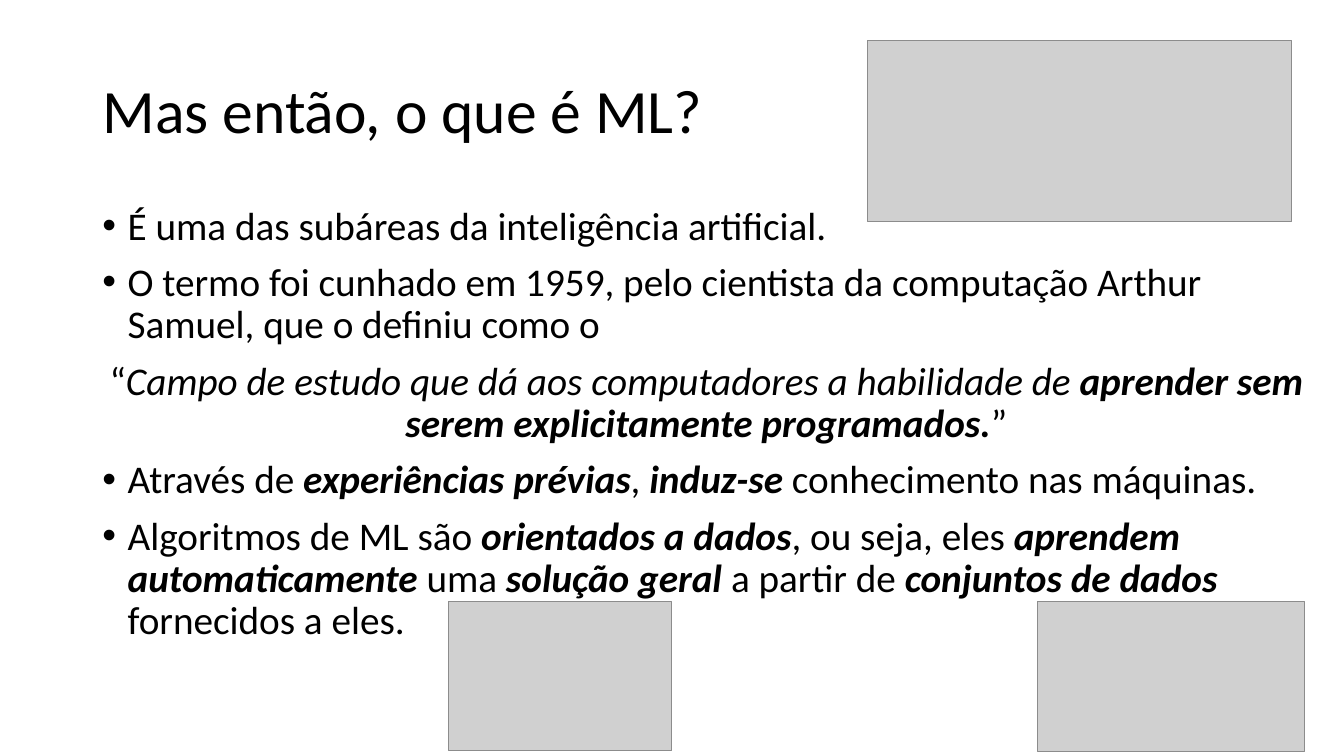
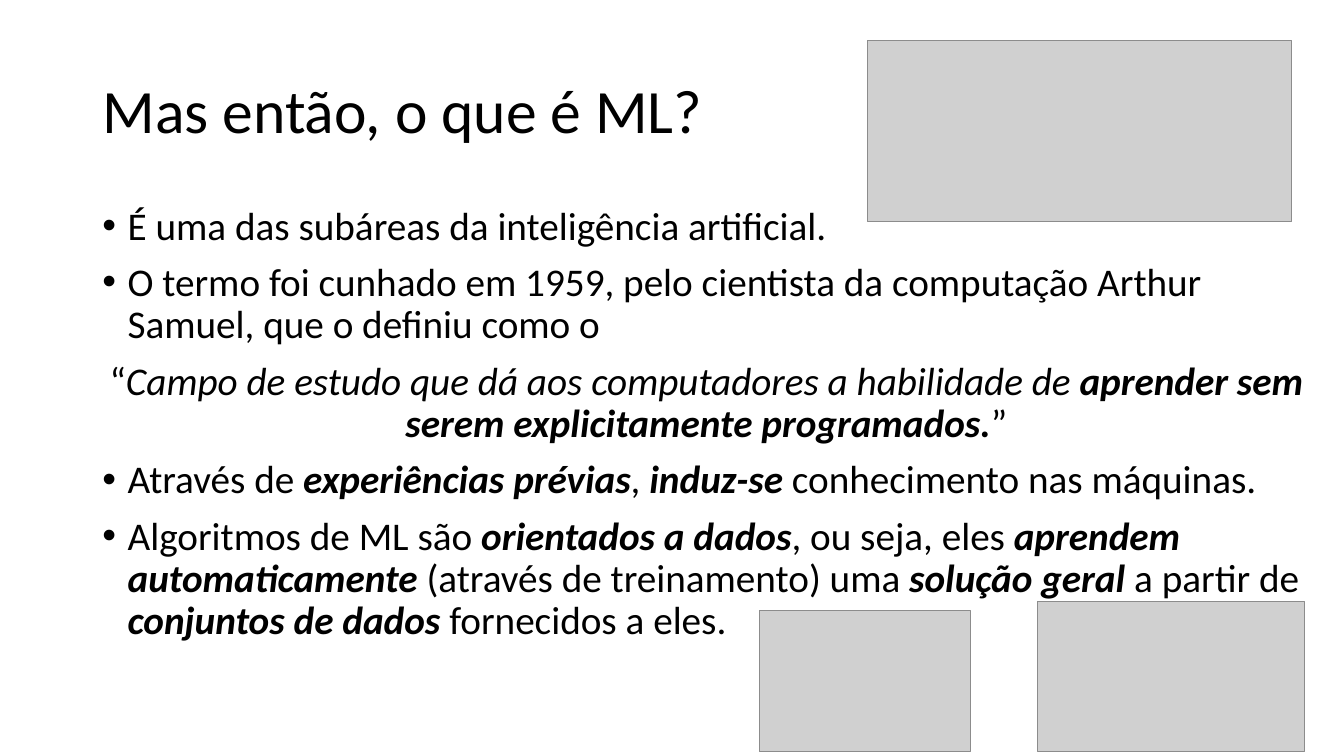
Before and after one commit to zz4fap/t319_aprendizado_de_maquina, a slide deck: slide 10 of slides/T319_Introdução.pptx. Drawn at 1344x756 pixels with LibreOffice and Linux fonts; fonts in the diff are those of the drawing; grey boxes stand for pictures. Boxes give left, top, right and bottom in pixels: in the first picture for what was removed or moved away, otherwise in the second. Text is boxed around its words. In the diff, an @@ line names an element or a change of style, - is before the commit and + after.

```diff
--- a/slides/T319_Introdução.pptx
+++ b/slides/T319_Introdução.pptx
@@ text at [128,522,1299,641]: text changed; bold off; italic off @@
-• Algoritmos de ML são orientados a dados, ou seja, eles aprendem automaticamente uma solução geral a partir de conjuntos de dados fornecidos a eles.
+• Algoritmos de ML são orientados a dados, ou seja, eles aprendem automaticamente (através de treinamento) uma solução geral a partir de conjuntos de dados fornecidos a eles.
@@ picture removed at [449,602,673,751] @@
@@ picture added at [759,611,971,752] @@
```
Also in this commit, not shown: 11 other slides changed, 1 other file.
